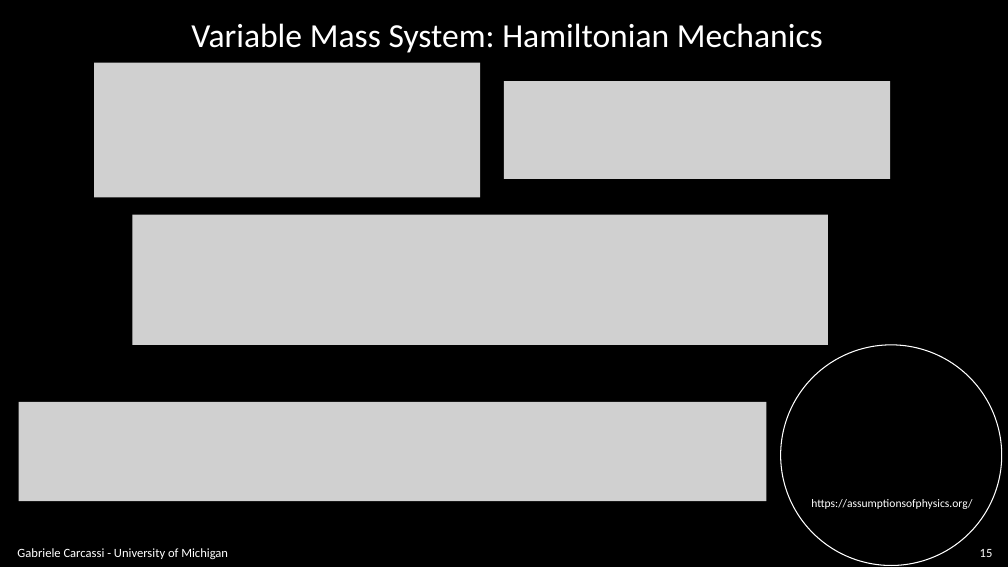
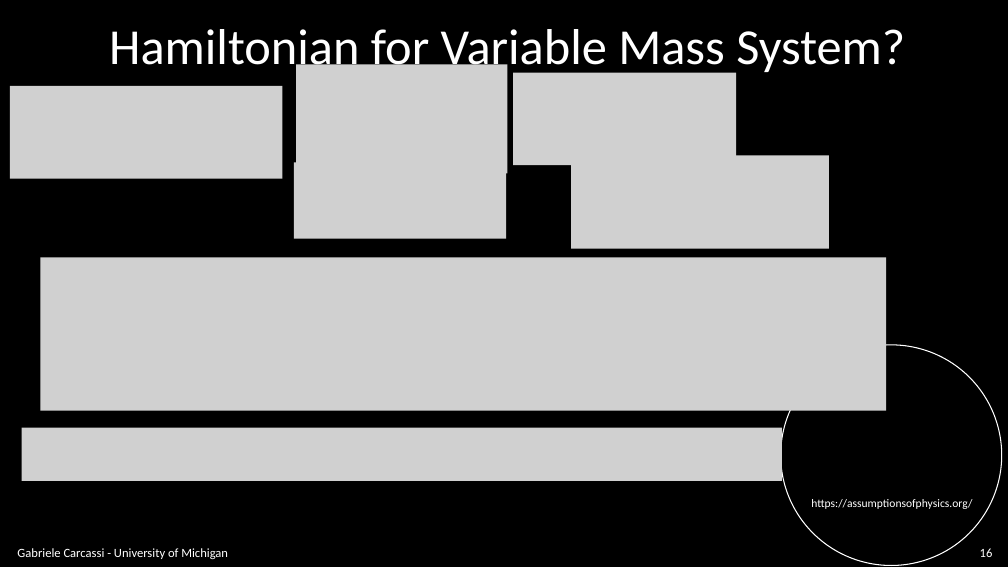
Before and after one commit to assumptionsofphysics/slides, a slide deck: slide 16 of BookCompanions-v2/RP-Class-2.pptx (slide 15 before the commit). Drawn at 1008x567 pixels with LibreOffice and Linux fonts; fonts in the diff are those of the drawing; grey boxes stand for pictures; background and template pictures are left out. Boxes give left, top, right and bottom in pixels: in the first picture for what was removed or moved away, otherwise in the second. Text is boxed around its words. In the diff, an @@ line names an element or a change of style, - is before the commit and + after.

```diff
--- a/BookCompanions-v2/RP-Class-2.pptx
+++ b/BookCompanions-v2/RP-Class-2.pptx
@@ text at [109,29,905,76]: text changed; size 32 to 48 pt @@
-Variable Mass System: Hamiltonian Mechanics
+Hamiltonian for Variable Mass System?
@@ picture added at [10,86,283,179] @@
@@ picture removed at [95,63,481,197] @@
@@ picture added at [296,64,508,173] @@
@@ picture removed at [504,81,891,178] @@
@@ picture added at [513,73,737,166] @@
@@ picture added at [294,163,507,239] @@
@@ picture added at [571,156,829,250] @@
@@ picture removed at [132,215,828,345] @@
@@ picture added at [40,257,886,411] @@
@@ picture: place and size @@
-picture at [19,402,767,501]
+picture at [22,428,783,482]
@@ page number at [980,548,993,557]: text changed @@
-15
+16
```
Also in this commit, not shown: 6 other slides changed, 4 slides added, 1 other file.
